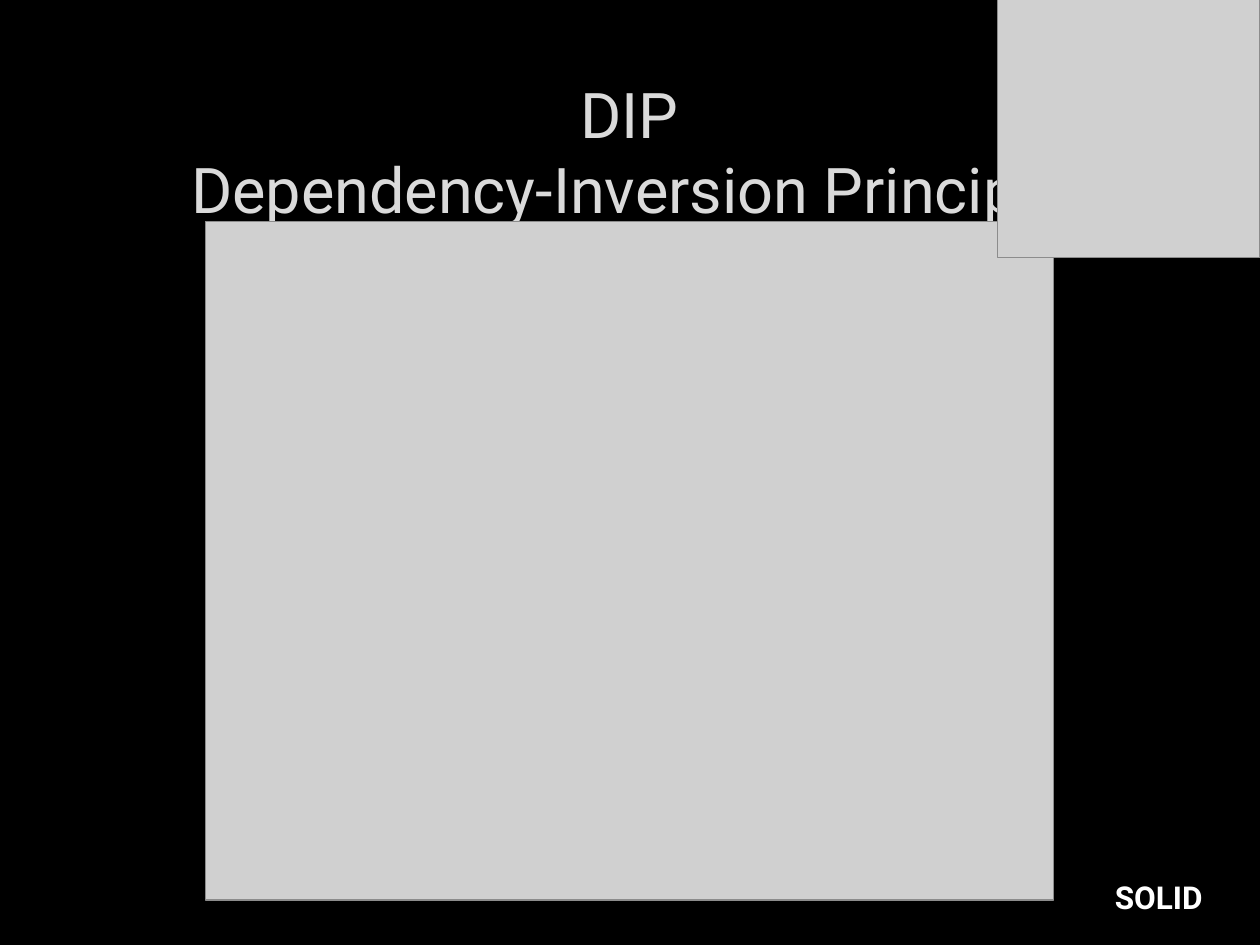
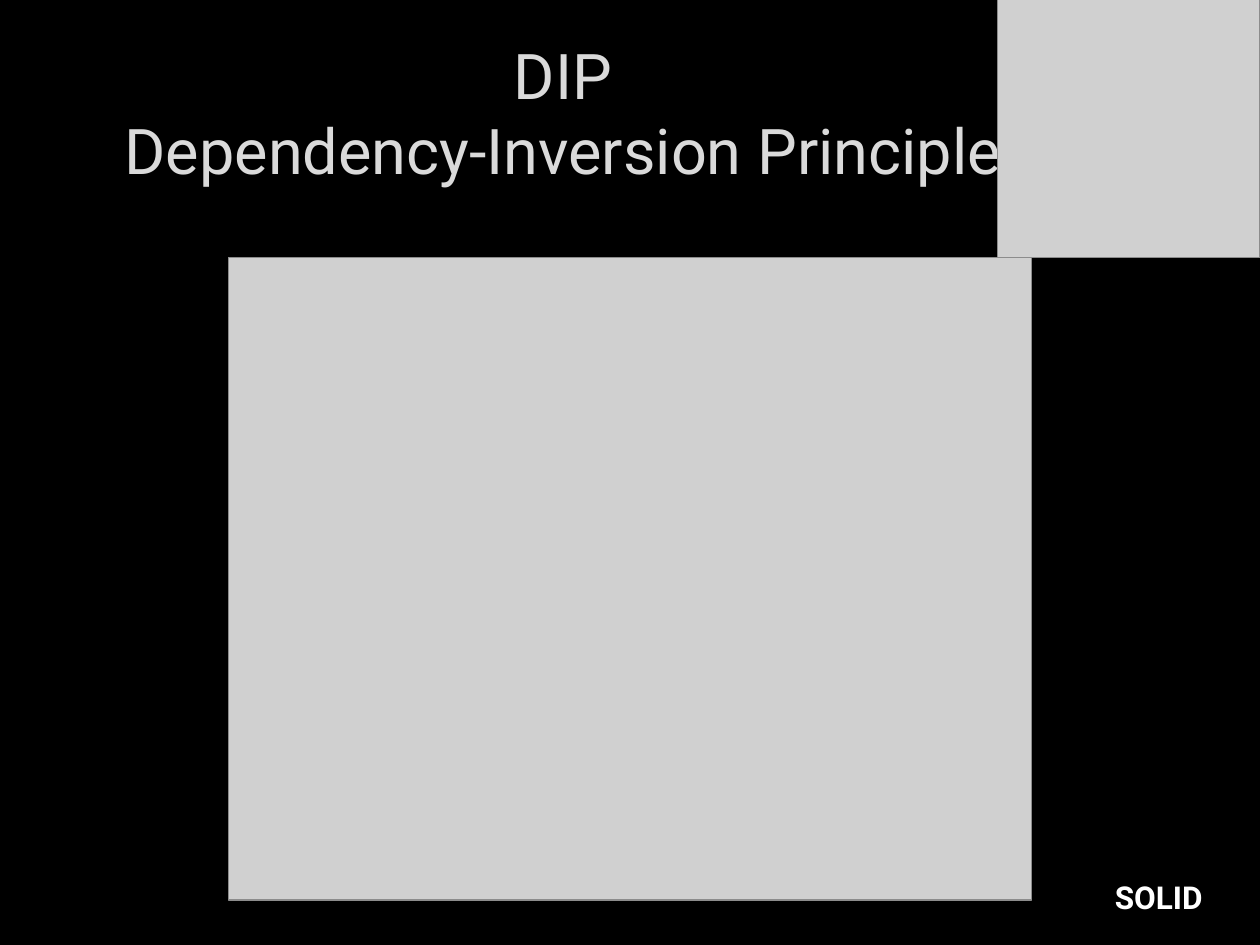
Before and after one commit to itenium-be/Talk-DesignPatterns, a slide deck: slide 19 of patterns.pptx. Drawn at 1260x945 pixels with LibreOffice and Linux fonts; fonts in the diff are those of the drawing; grey boxes stand for pictures; background and template pictures are left out. Boxes give left, top, right and bottom in pixels: in the first picture for what was removed or moved away, otherwise in the second. Text is boxed around its words. In the diff, an @@ line names an element or a change of style, - is before the commit and + after.

Commit message:
more pptx layout

```diff
--- a/patterns.pptx
+++ b/patterns.pptx
@@ title "DIP Dependency-Inversion Principle": place and size @@
-title "DIP Dependency-Inversion Principle" at bbox=[191, 93, 1067, 229]
+title "DIP Dependency-Inversion Principle" at bbox=[125, 54, 1000, 190]
@@ picture: place and size @@
-picture at bbox=[205, 222, 1053, 900]
+picture at bbox=[228, 258, 1031, 901]
```
Also in this commit, not shown: 20 other slides changed.
